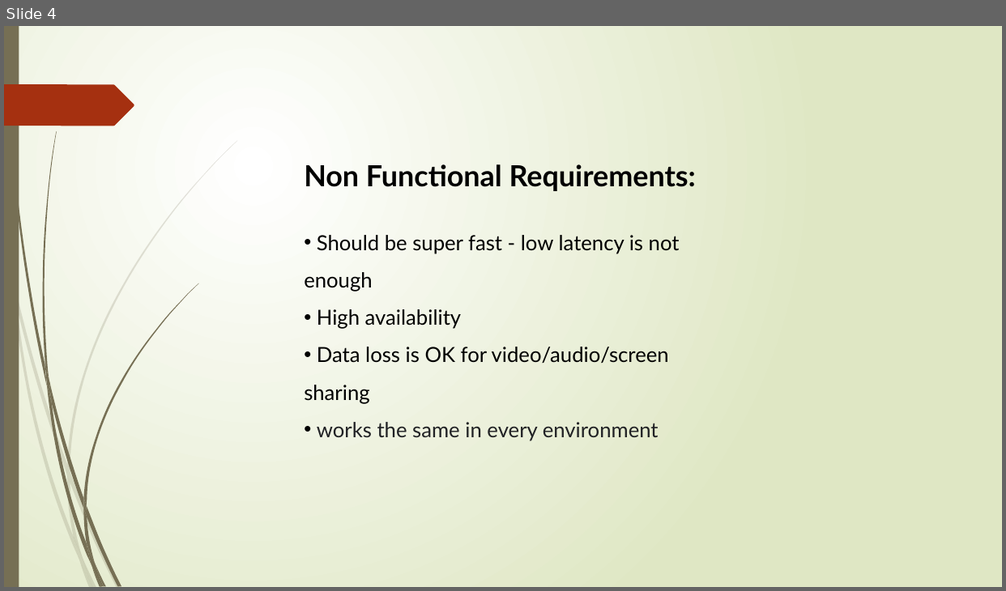
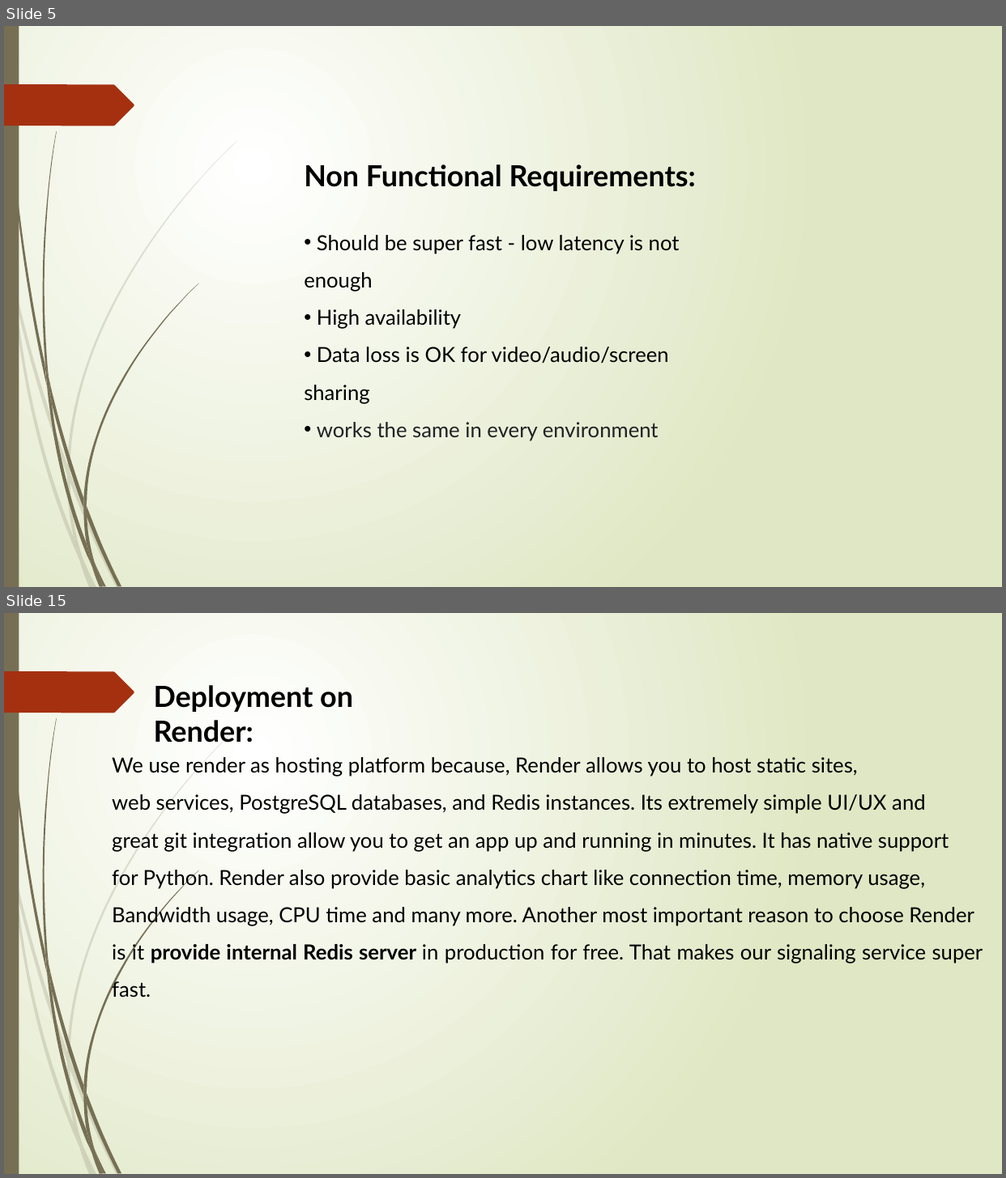
Before and after one commit to ShubhamOulkar/Video-Conferencing-Web-App, a slide deck: report_folder/detail_project_report.pptx. Shown one above the other, each under a label of ours: slide 4 before the commit, slides 5 and 15 after it; the slides between them are not shown. The pictures are 1006x591 and 1006x1178 pixels, drawn with LibreOffice and Linux fonts; fonts in the diff are those of the drawing. Boxes give left, top, right and bottom in pixels: in the first picture for what was removed or moved away, otherwise in the second. Text is boxed around its words. In the diff, an @@ line names an element or a change of style, - is before the commit and + after.

```diff
--- a/report_folder/detail_project_report.pptx
+++ b/report_folder/detail_project_report.pptx
@@ slide 15 added at [4,613,1002,1174], background gradient #FFFFFF to #DFE8C4; not listed: 24 template elements that a slide beside it also shows @@
@@ text added at [154,685,353,743], 28 pt, text #000000, bold @@
+Deployment on Render:
@@ text added at [112,757,983,964], 20 pt, text #000000 @@
+We use render as hosting platform because, Render allows you to host static sites,
+web services, PostgreSQL databases, and Redis instances. Its extremely simple UI/UX and
+great git integration allow you to get an app up and running in minutes. It has native support
+for Python. Render also provide basic analytics chart like connection time, memory usage,
+Bandwidth usage, CPU time and many more. Another most important reason to choose Render
+is it provide internal Redis server in production for free. That makes our signaling service super fast.
@@ what was slide 4 is now slide 5 @@
```
Also in this commit, not shown: 4 slides changed, 8 other slides added, 4 slides removed, 30 other files.
